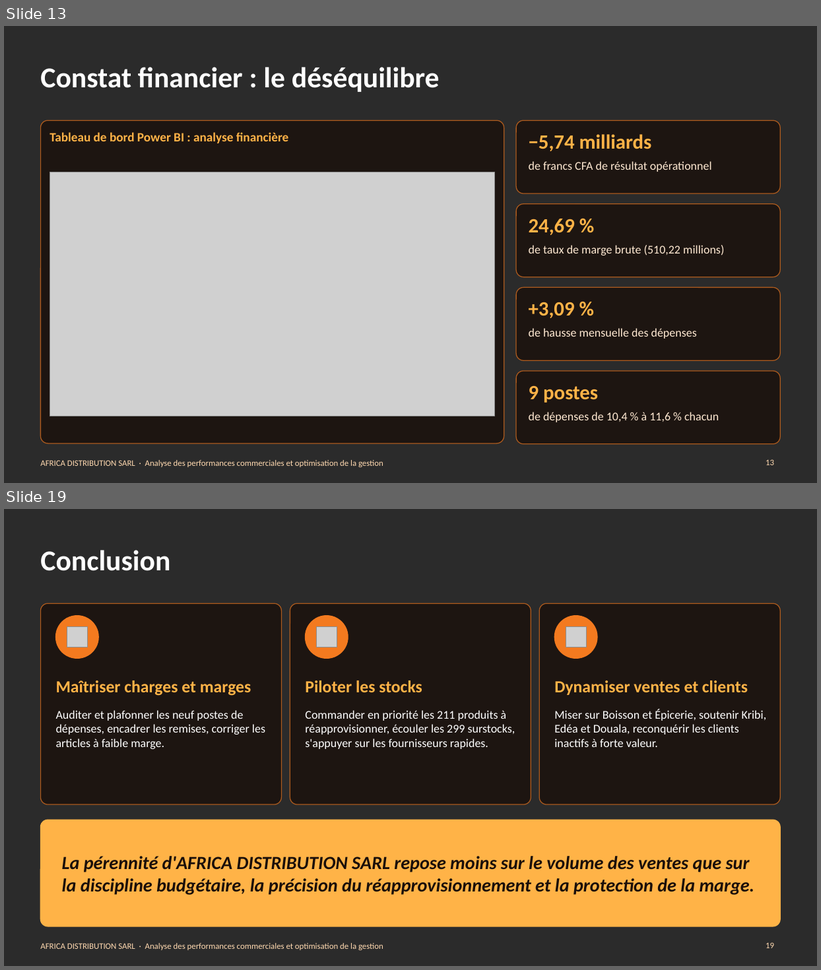
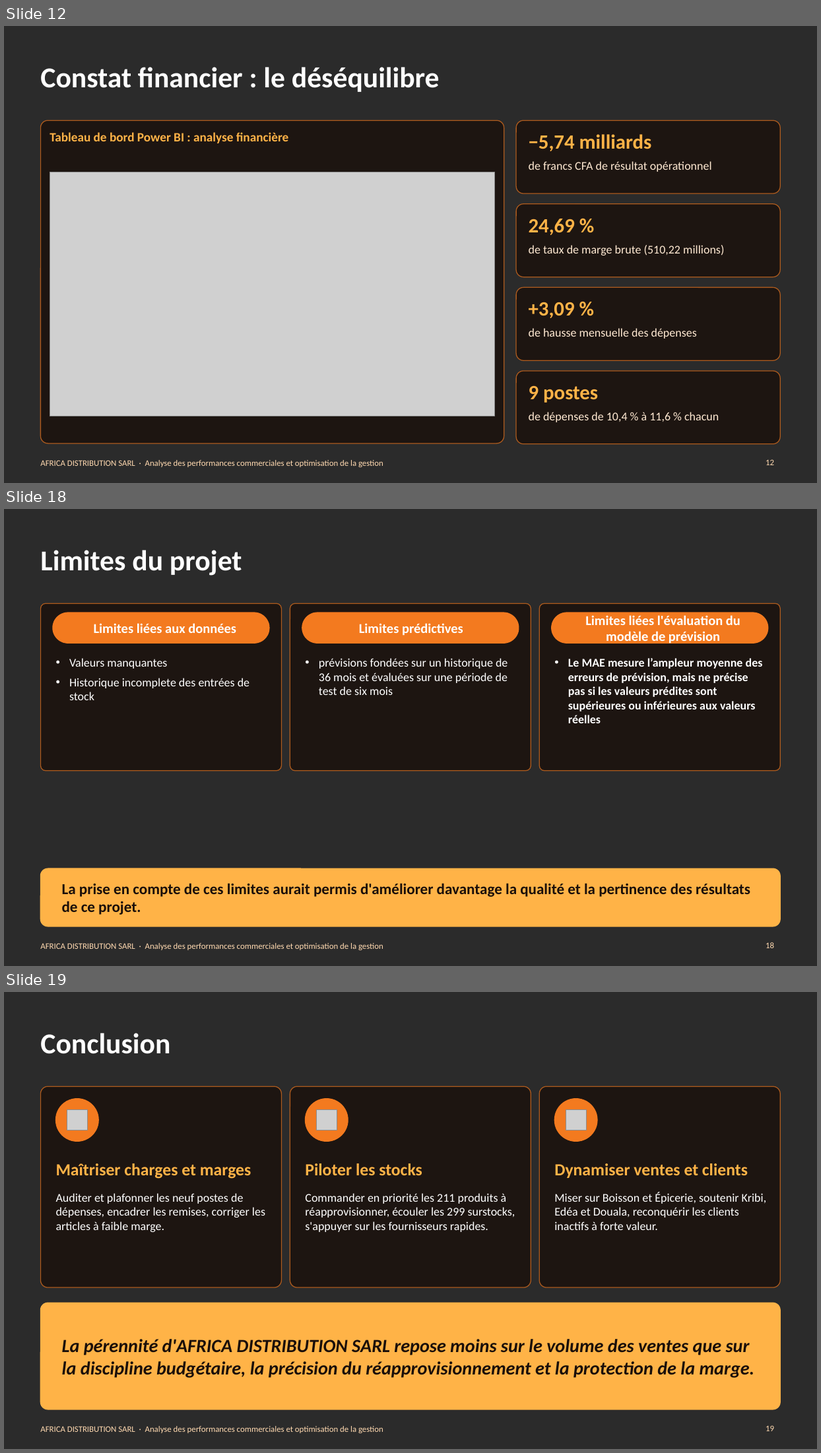
Before and after one commit to Agatte-Data/STAGE-DATA-ANALYST, a slide deck: 08_PRESENTATION/Presentation_AFRICA_DISTRIBUTION.pptx. Shown one above the other, each under a label of ours: slides 13 and 19 before the commit, slides 12, 18 and 19 after it; the slides between them are not shown. The pictures are 821x970 and 821x1453 pixels, drawn with LibreOffice and Linux fonts; fonts in the diff are those of the drawing; grey boxes stand for pictures; background and template pictures are left out; a plain dark background stands for a picture behind light text. Boxes give left, top, right and bottom in pixels: in the first picture for what was removed or moved away, otherwise in the second. Text is boxed around its words. In the diff, an @@ line names an element or a change of style, - is before the commit and + after.

```diff
--- a/08_PRESENTATION/Presentation_AFRICA_DISTRIBUTION.pptx
+++ b/08_PRESENTATION/Presentation_AFRICA_DISTRIBUTION.pptx
@@ slide 18 added at <box>4,509,817,966</box>, background picture (left out); not listed: 1 template element that a slide beside it also shows @@
@@ title added at <box>40,550,242,576</box>, 34 pt, text #FFFFFF, bold @@
+Limites du projet
@@ group added at <box>40,603,282,770</box>: 2 rounded rectangles, 2 texts @@
+Limites liées aux données
+• Valeurs manquantes
+• Historique incomplete des entrées de stock
@@ group added at <box>290,603,531,770</box>: 2 rounded rectangles, 2 texts @@
+Limites prédictives
+• prévisions fondées sur un historique de 36 mois et évaluées sur une période de test de six mois.
@@ group added at <box>539,603,781,770</box>: 2 rounded rectangles, 2 texts @@
+Limites liées l'évaluation du modèle de prévision
+• Le MAE mesure l’ampleur moyenne des erreurs de prévision, mais ne précise pas si les valeurs prédites sont supérieures ou inférieures aux valeurs réelles
@@ rounded rectangle added at <box>40,869,781,927</box>, fill #FFB347, outline #FFB347 1 pt @@
@@ text added at <box>62,883,750,915</box>, 18 pt, text #1A0F0A, bold @@
+La prise en compte de ces limites aurait permis d'améliorer davantage la qualité et la pertinence des résultats de ce projet.
@@ page number added at <box>766,943,774,949</box>, 10 pt, text #FFD9B0 @@
+18
@@ what was slide 13 is now slide 12 @@
@@ page number at <box>766,460,774,466</box>: text changed @@
-13
+12
```
Also in this commit, not shown: 16 slides changed, 1 slide removed, 11 other files.
